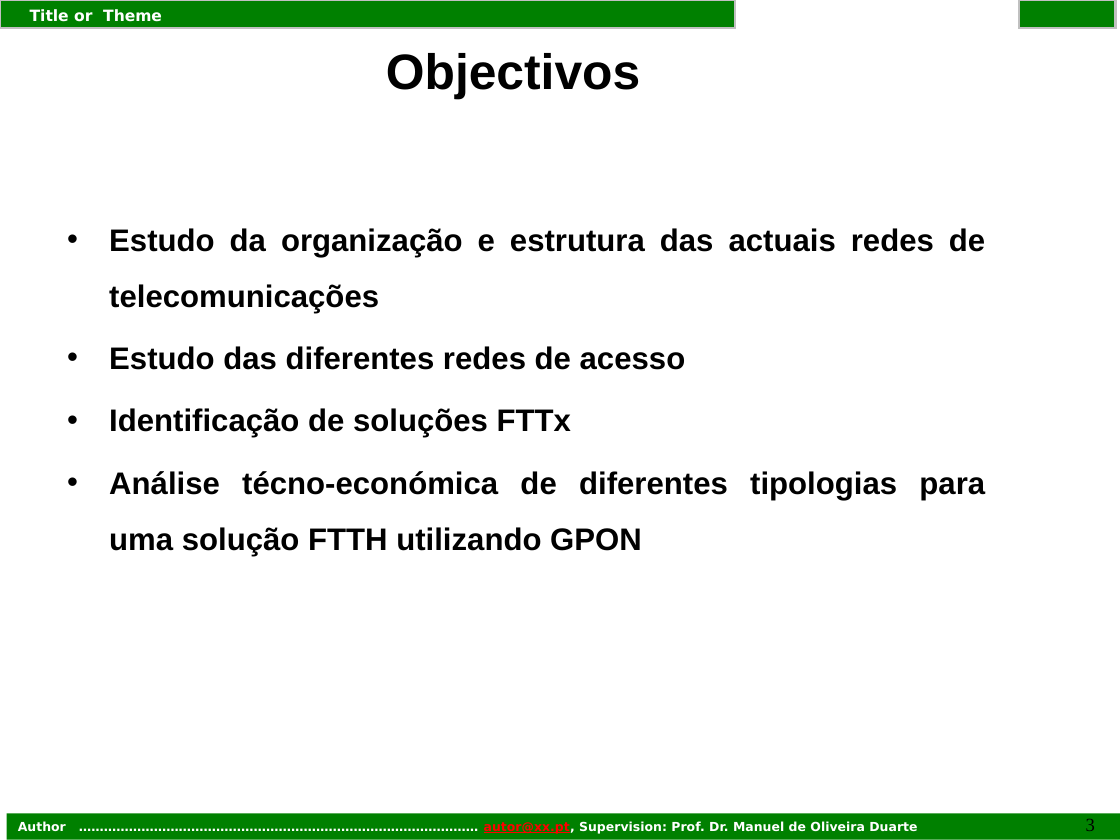
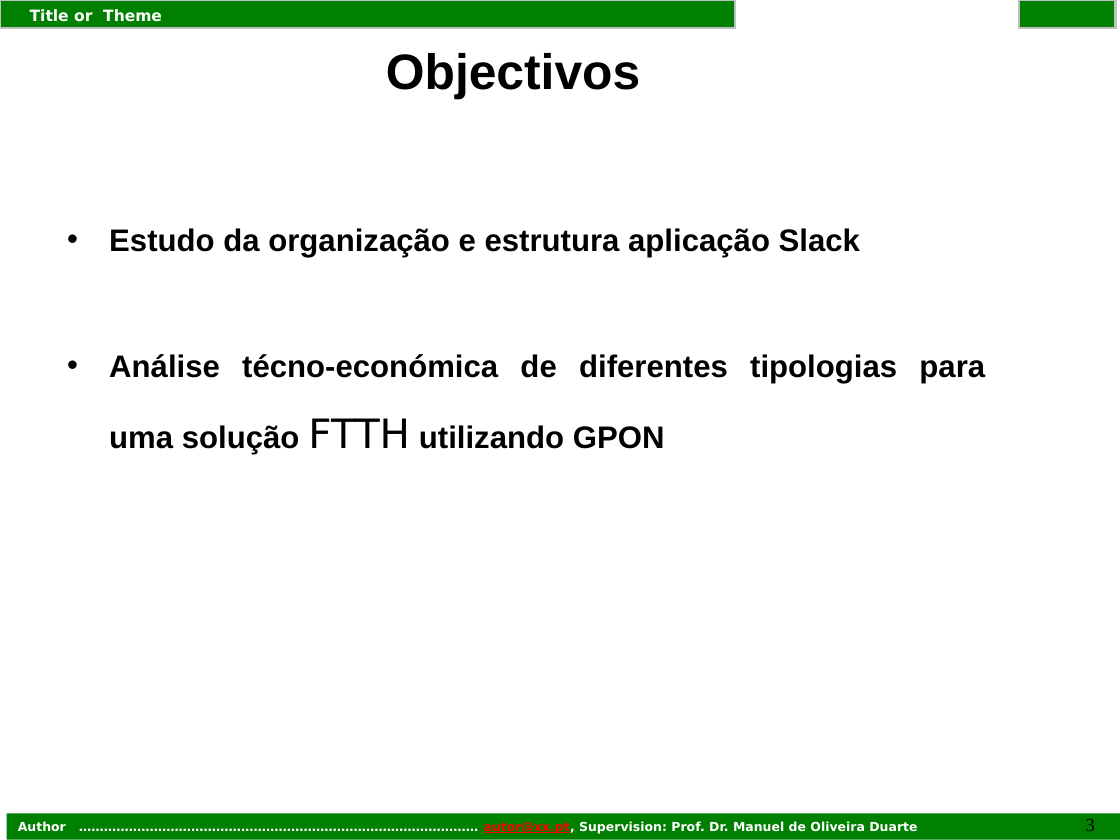
Before and after one commit to tomas99batista/Analysis-of-an-Internet-Service, a slide deck: slide 3 of 89296_88886_assign2_presentation_APSEI_1920.pptx. Drawn at 1120x840 pixels with LibreOffice and Linux fonts; fonts in the diff are those of the drawing; background and template pictures are left out. Boxes give left, top, right and bottom in pixels: in the first picture for what was removed or moved away, otherwise in the second. Text is boxed around its words. In the diff, an @@ line names an element or a change of style, - is before the commit and + after.

```diff
--- a/89296_88886_assign2_presentation_APSEI_1920.pptx
+++ b/89296_88886_assign2_presentation_APSEI_1920.pptx
@@ text at (109,228,860,257): text changed @@
-• Estudo da organização e estrutura das actuais redes de telecomunicações
-• Estudo das diferentes redes de acesso
-• Identificação de soluções FTTx
+• Estudo da organização e estrutura aplicação Slack
@@ text at (109,354,985,454): size 20 to 26 pt, font Arial to DejaVu Sans, bold off in "FTTH" @@
```
Also in this commit, not shown: 1 other slide changed, 4 other files.
